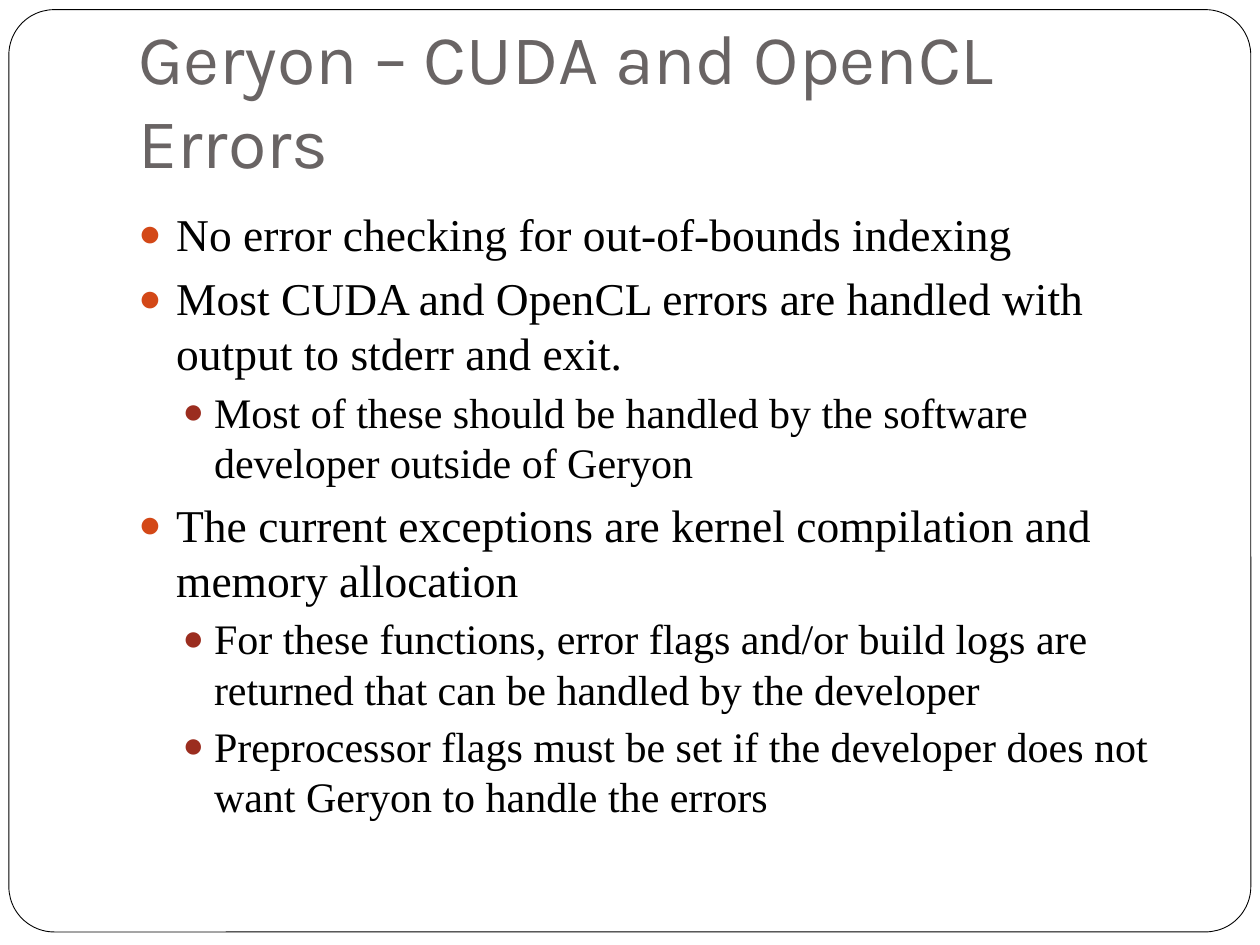
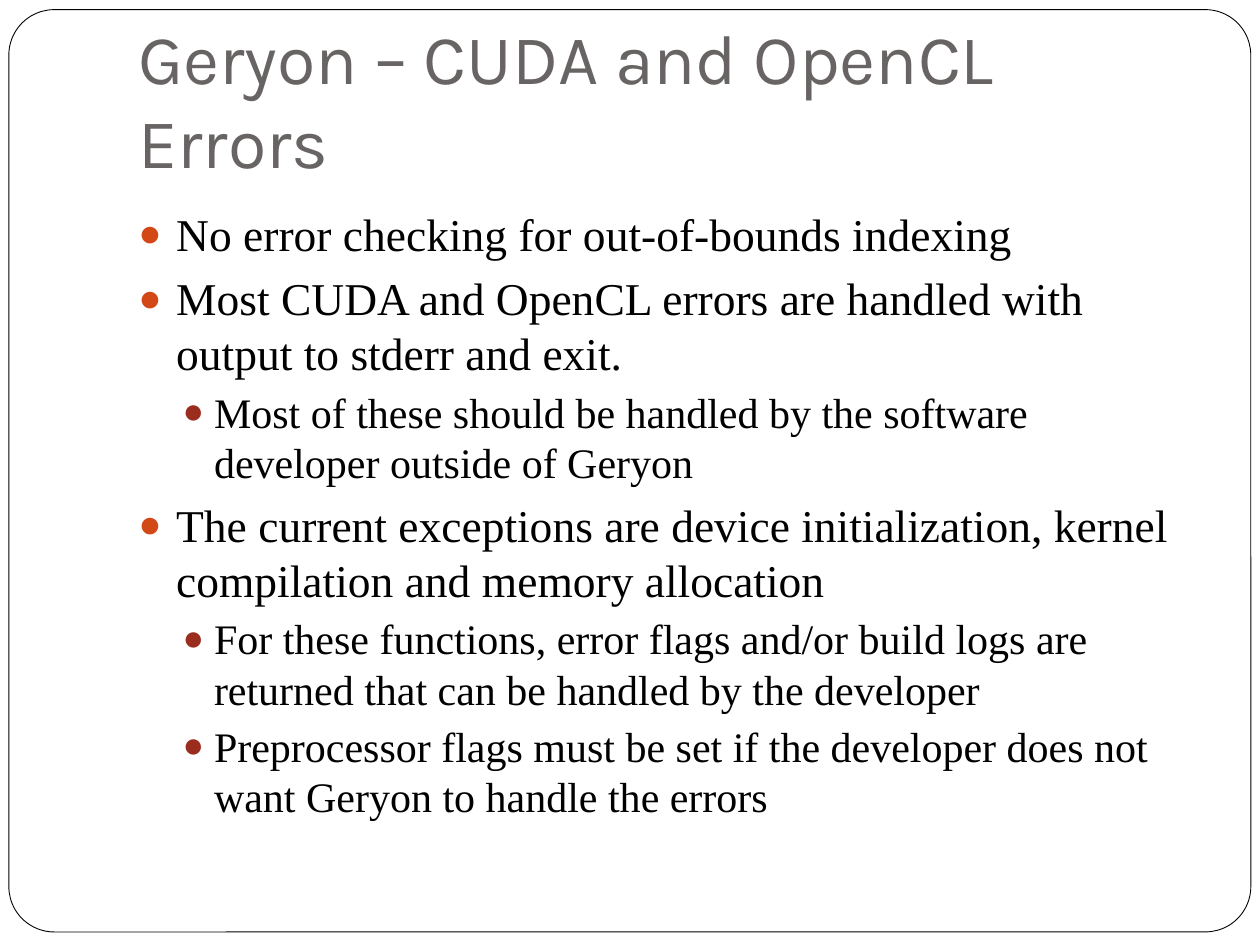
Before and after one commit to scicomp/geryon, a slide deck: slide 59 of geryon.pptx. Drawn at 1260x945 pixels with LibreOffice and Linux fonts; fonts in the diff are those of the drawing. Boxes give left, top, right and bottom in pixels: in the first picture for what was removed or moved away, otherwise in the second. Text is boxed around its words. In the diff, an @@ line names an element or a change of style, - is before the commit and + after.

Commit message:
Geryon: Adding more error checking options to device set function.

```diff
--- a/geryon.pptx
+++ b/geryon.pptx
@@ text at (176,510,1168,606): text changed @@
-● The current exceptions are kernel compilation and memory allocation
+● The current exceptions are device initialization, kernel compilation and memory allocation
```
Also in this commit, not shown: 3 other slides changed, 1 slide added, 3 other files.
